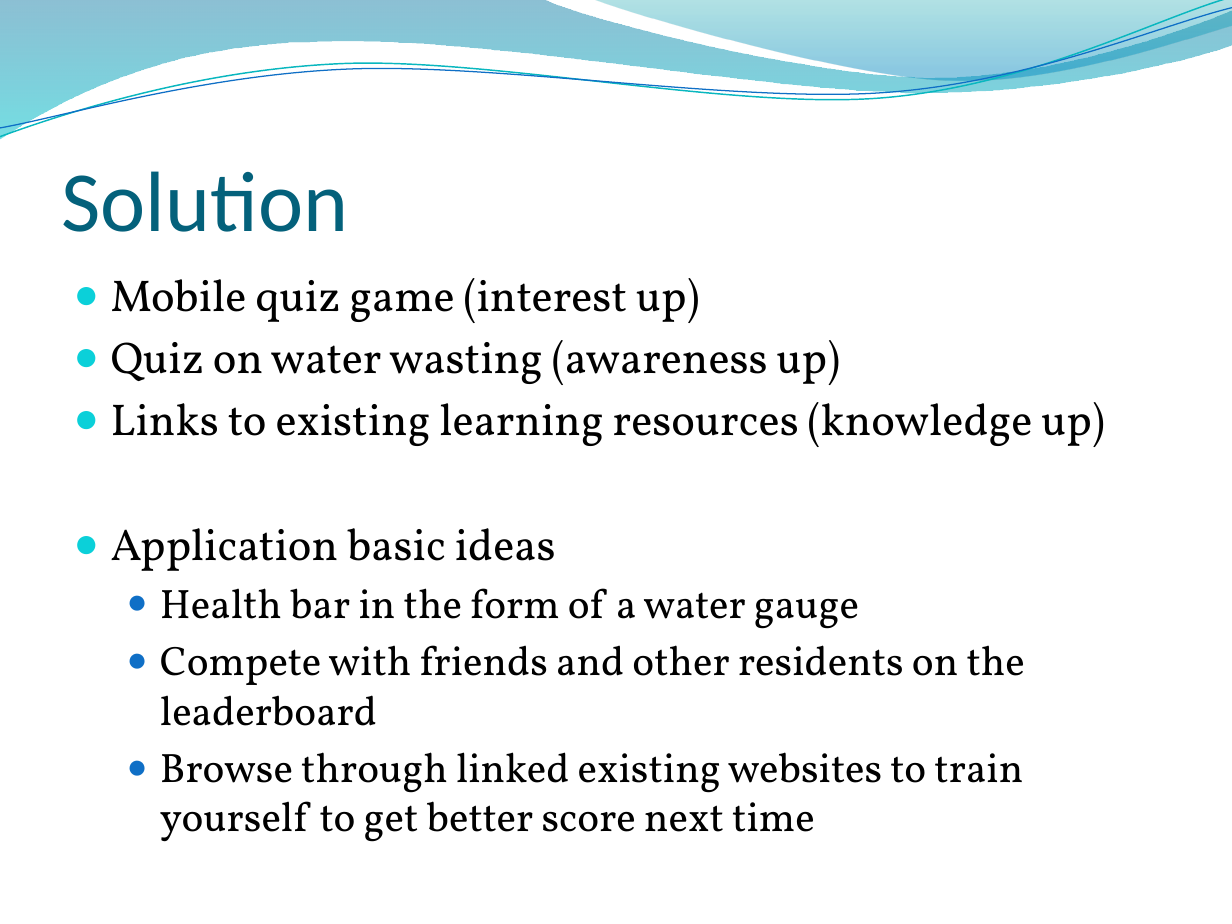
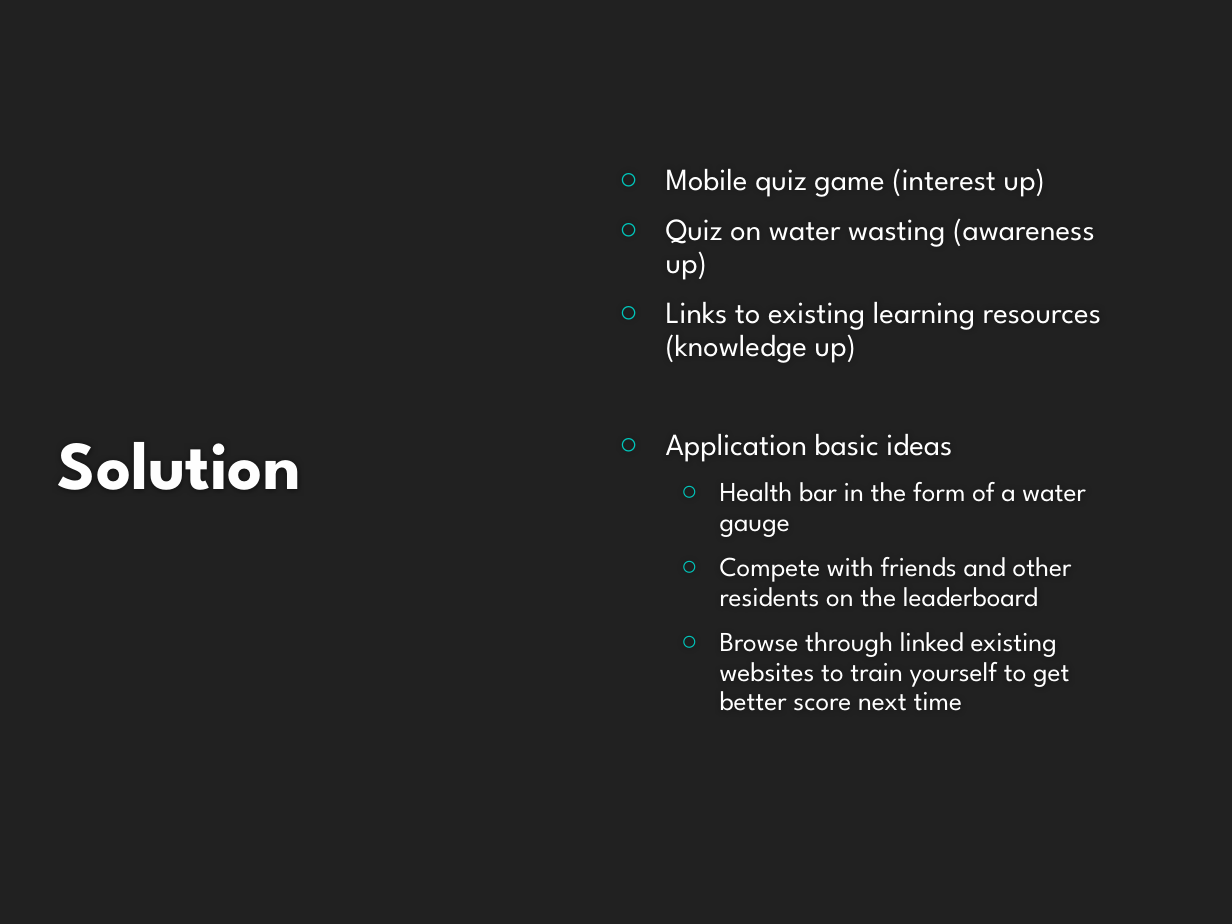
Before and after one commit to HarmanbirD/WaterQwiz, a slide deck: slide 5 of Wasted Water Quiz.pptx. Drawn at 1232x924 pixels with LibreOffice and Linux fonts; fonts in the diff are those of the drawing; background and template pictures are left out. Boxes give left, top, right and bottom in pixels: in the first picture for what was removed or moved away, otherwise in the second. Text is boxed around its words. In the diff, an @@ line names an element or a change of style, - is before the commit and + after.

```diff
--- a/Wasted Water Quiz.pptx
+++ b/Wasted Water Quiz.pptx
@@ background picture (left out) to #212121 @@
@@ freeform shape removed at [0, 0, 1232, 139] @@
@@ freeform shape removed at [0, 0, 1232, 144] @@
@@ freeform shape removed at [0, 8, 1232, 137] @@
@@ freeform shape removed at [590, 0, 1232, 85] @@
@@ text "Mobile quiz game (interest up)": place and size @@
-text "Mobile quiz game (interest up)" at [111, 278, 1105, 842]
+text "Mobile quiz game (interest up)" at [666, 168, 1101, 711]
@@ text "Mobile quiz game (interest up)" at [666, 168, 1101, 711]: size 26 to 18 pt in "Mobile quiz game (interest up)", "Quiz on water wasting (awareness up)", "Links to existing learning resources (knowledge up)", "Application basic ideas"; font Vollkorn to League Spartan, text colour #000000 to #FFFFFF; size 24 to 16 pt in "Health bar in the form of a ...", "Compete with friends and other residents on ...", "Browse through linked existing websites to train ..."; bullet ● to ○; line spacing 1 to 0.9; more space between paragraphs; bullet colour #0BD0D9 to #00C6BB; bullet colour #0F6FC6 to #00C6BB; vertical alignment top to middle @@
@@ title "Solution": place and size @@
-title "Solution" at [62, 171, 349, 232]
+title "Solution" at [58, 442, 301, 490]
@@ title "Solution" at [58, 442, 301, 490]: size 50 to 40 pt, font Calibri to League Spartan, text colour #04617B to #FEFEFE, bold on; vertical alignment bottom to middle @@
```
Also in this commit, not shown: 8 other slides changed, 2 other files.
